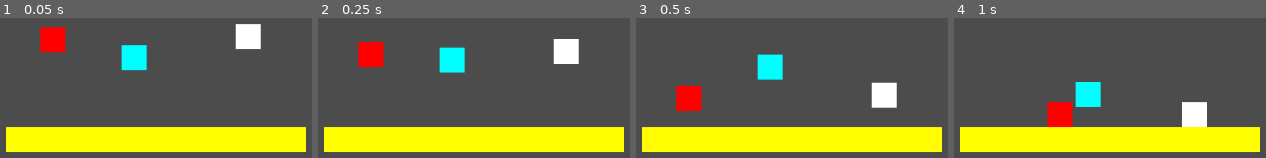
Above: before the commit, frames 1-4 (left to right).
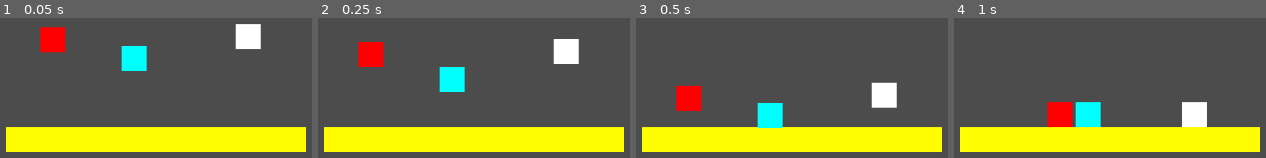
Above: after the commit, the same moments.

Repository: Yagoi23/Game-Jam-2022
Game: Godot game, scene res://TestScene.tscn
The game is run twice, just before and just after one commit, with the same random seed, the same clock (stepped at 60 frames per second) and the same inputs. The project has no main scene, so this scene is started directly.
Inputs:
- Up to frame 1 (0.05 s): no input
- Up to frame 2 (0.25 s): no input
- Up to frame 3 (0.5 s): no input
- Up to frame 4 (1 s): hold D (p1_right) from 0.53 s (still down); tap Left (p2_left) at 0.6 s; tap W (p1_up) at 0.77 s

The runs differ from the first frame. In frame 1, 0.1% of the frame differs, in the area x 38-48%, y 19-38%; in frame 2, 2.4%; in frame 3, 3.0%, in the area x 38-48%, y 25-79%; in frame 4, 2.4%.

Commit message:
fixed box in relation to project settings

Diff:
--- a/Box.tscn
+++ b/Box.tscn
@@ -6,6 +6,7 @@
 extents = Vector2( 16, 16 )
 
 [node name="Box" type="RigidBody2D"]
+gravity_scale = 9.8
 
 [node name="Sprite" type="Sprite" parent="."]
 texture = ExtResource( 1 )
